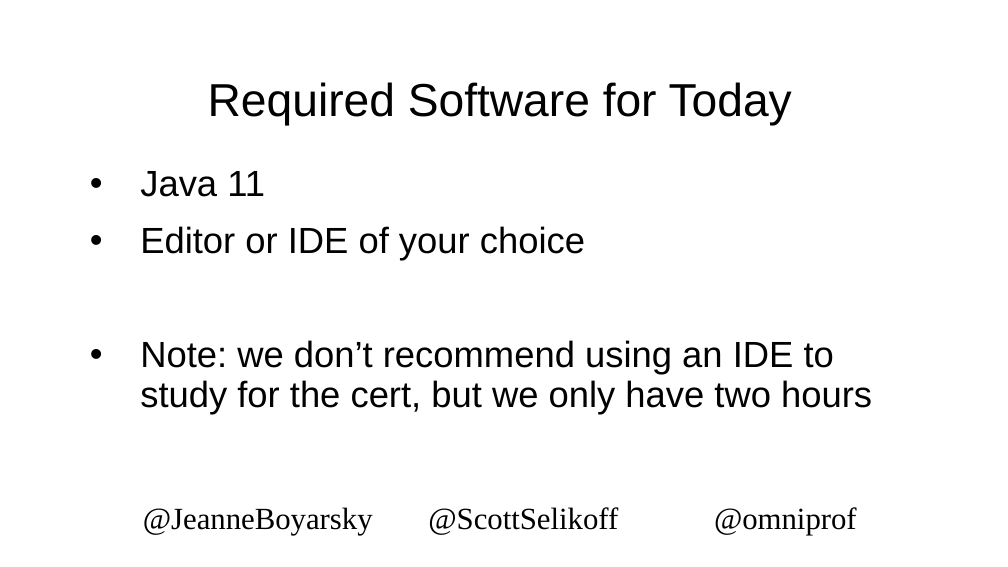
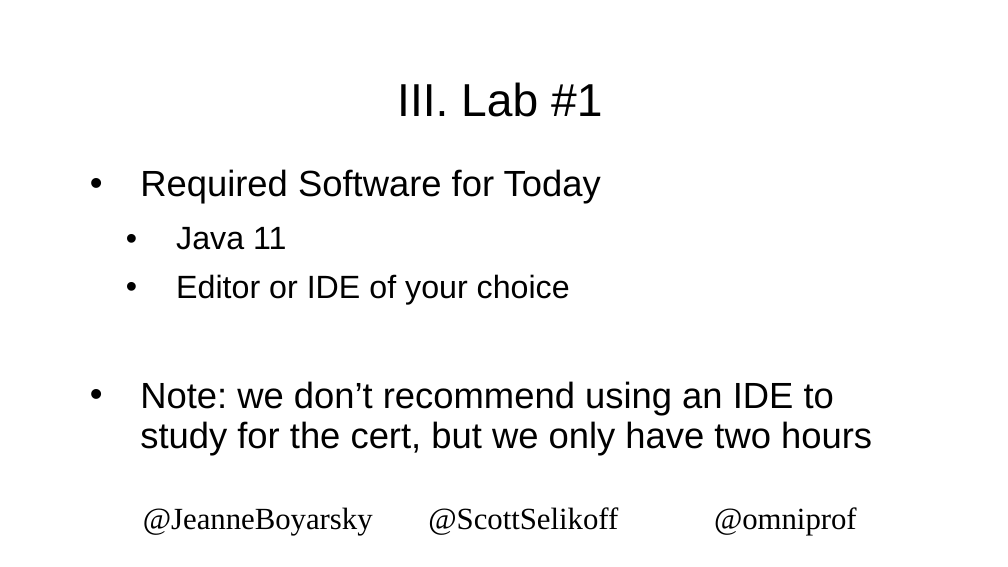
Before and after one commit to boyarsky/2019-oraclecodeone-cert-hol, a slide deck: slide 24 of 2019-OracleCodeOne-HOL.pptx. Drawn at 1008x567 pixels with LibreOffice and Linux fonts; fonts in the diff are those of the drawing; background and template pictures are left out. Boxes give left, top, right and bottom in pixels: in the first picture for what was removed or moved away, otherwise in the second. Text is boxed around its words. In the diff, an @@ line names an element or a change of style, - is before the commit and + after.

```diff
--- a/2019-OracleCodeOne-HOL.pptx
+++ b/2019-OracleCodeOne-HOL.pptx
@@ title at [397,82,602,117]: text changed @@
-Required Software for Today
+III. Lab #1
@@ text at [140,169,601,204]: paragraph added @@
+• Required Software for Today
@@ text at [176,227,570,305]: size 26 to 23 pt in "Java 11", "Editor or IDE of your choice"; list level 1 to 2 in "Java 11"; list level 1 to 2 in "Editor or IDE of your ..." @@
```
Also in this commit, not shown: 7 other slides changed.
